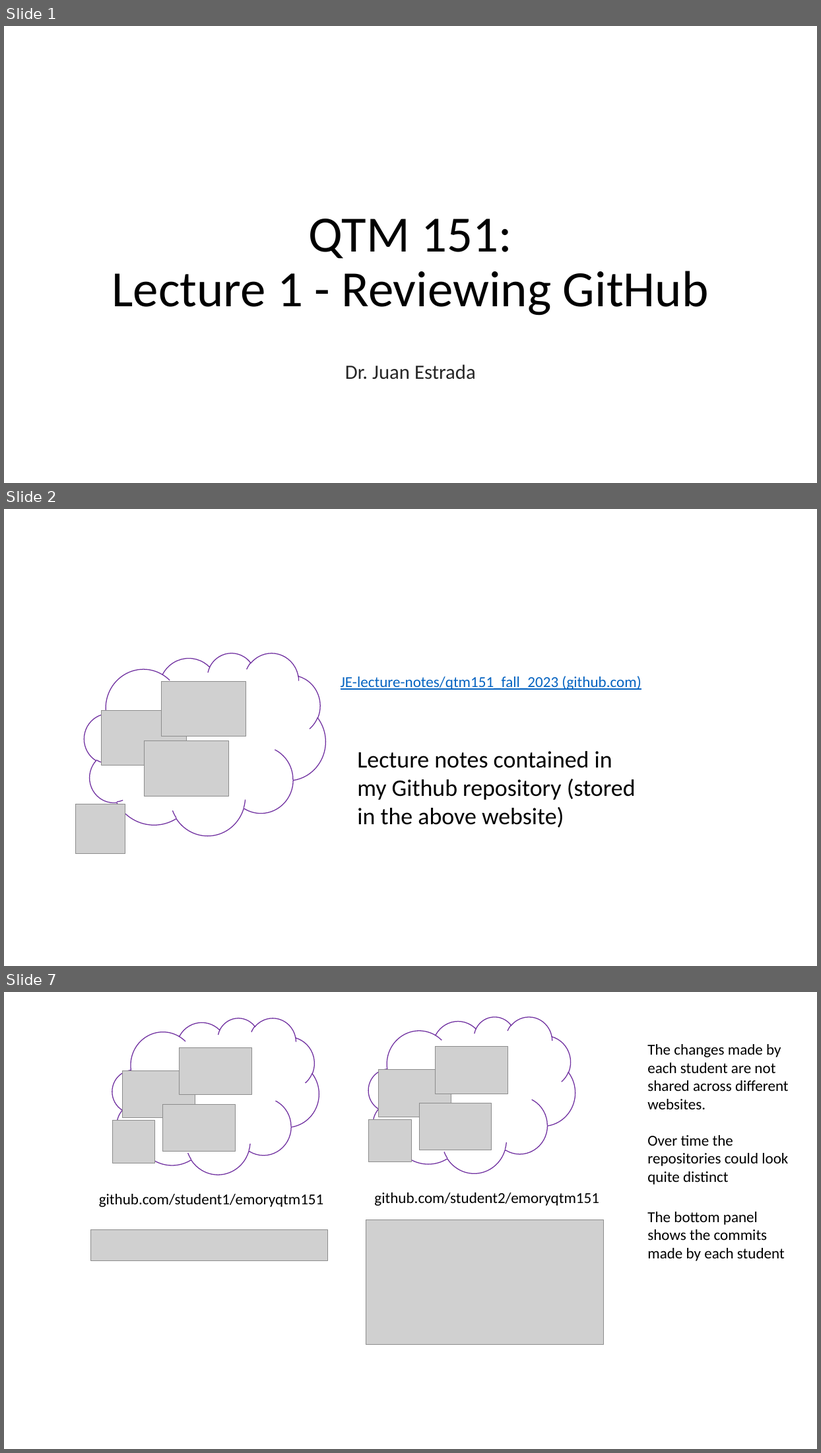
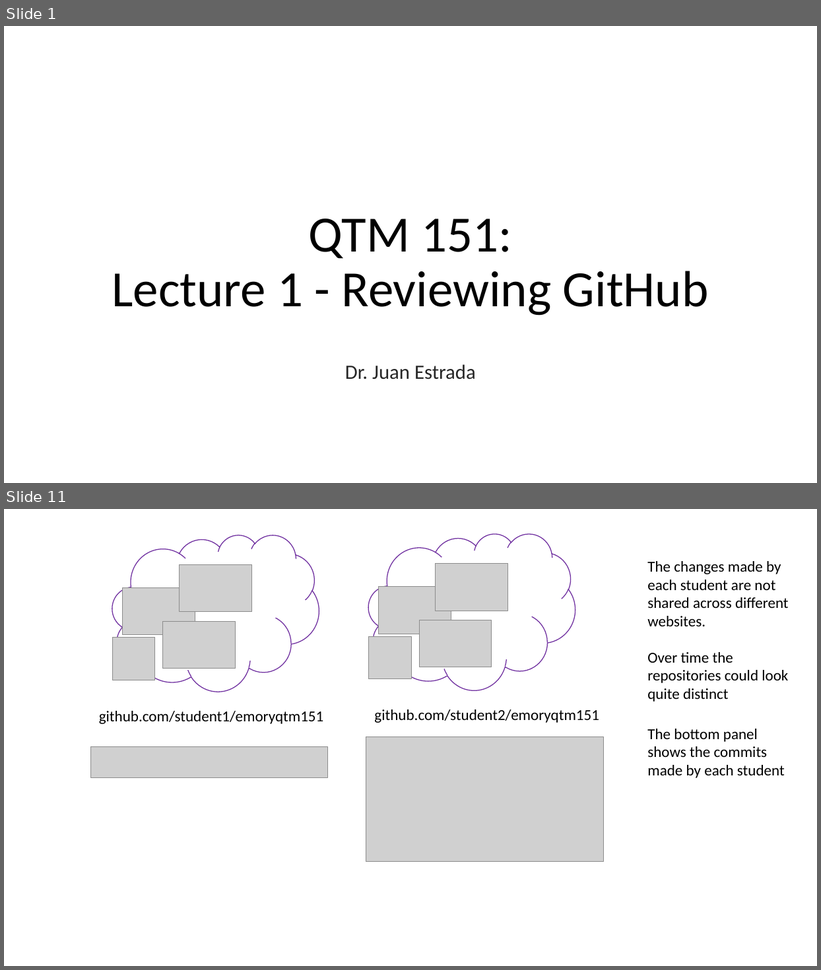
Before and after one commit to yoonpk147/qtm151_fall_2023, a slide deck: lecture_01/Lecture-GithubReview.pptx. Shown one above the other, each under a label of ours: slides 1, 2 and 7 before the commit, slides 1 and 11 after it; the slides between them are not shown. The pictures are 821x1453 and 821x970 pixels, drawn with LibreOffice and Linux fonts; fonts in the diff are those of the drawing; grey boxes stand for pictures; background and template pictures are left out. Boxes give left, top, right and bottom in pixels: in the first picture for what was removed or moved away, otherwise in the second. Text is boxed around its words. In the diff, an @@ line names an element or a change of style, - is before the commit and + after.

```diff
--- a/lecture_01/Lecture-GithubReview.pptx
+++ b/lecture_01/Lecture-GithubReview.pptx
@@ slide 2 removed at box(4, 509, 817, 966), background #FFFFFF @@
@@ cloud removed at box(85, 653, 326, 836) @@
@@ picture removed at box(161, 682, 246, 737) @@
@@ text removed at box(341, 676, 641, 690) @@
-JE-lecture-notes/qtm151_fall_2023 (github.com)
@@ picture removed at box(102, 711, 186, 766) @@
@@ picture removed at box(144, 741, 228, 796) @@
@@ text removed at box(357, 751, 636, 828) @@
-Lecture notes contained in my Github repository (stored in the above website)
@@ picture removed at box(75, 804, 125, 854) @@
@@ what was slide 7 is now slide 11 @@
```
Also in this commit, not shown: 2 slides changed, 6 slides added, 1 other slide removed.
